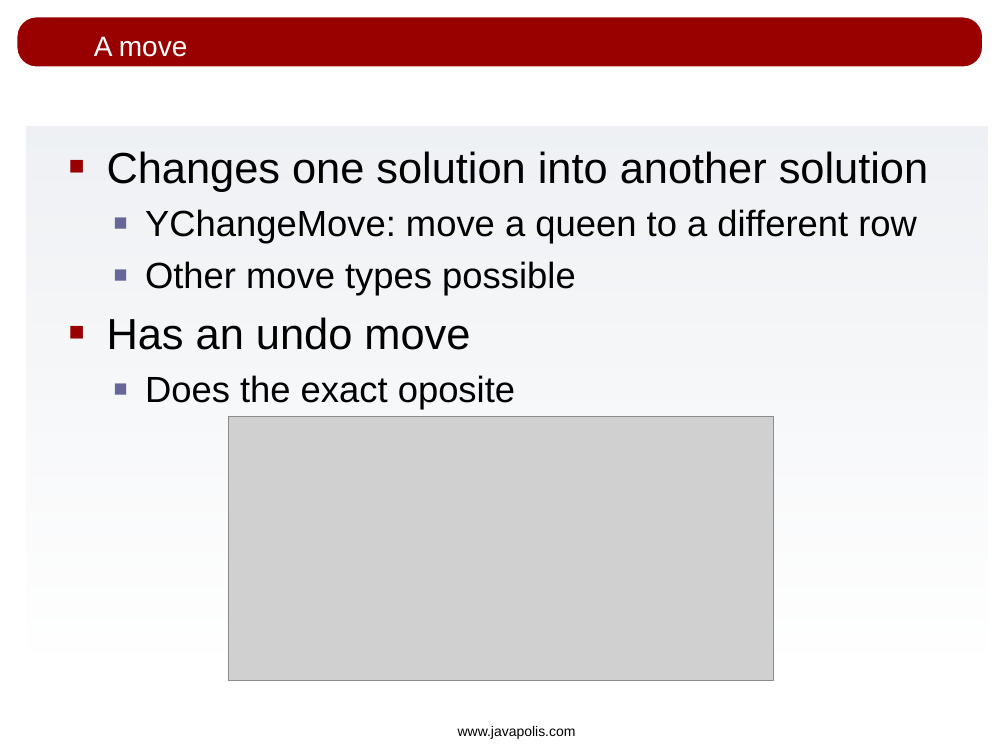
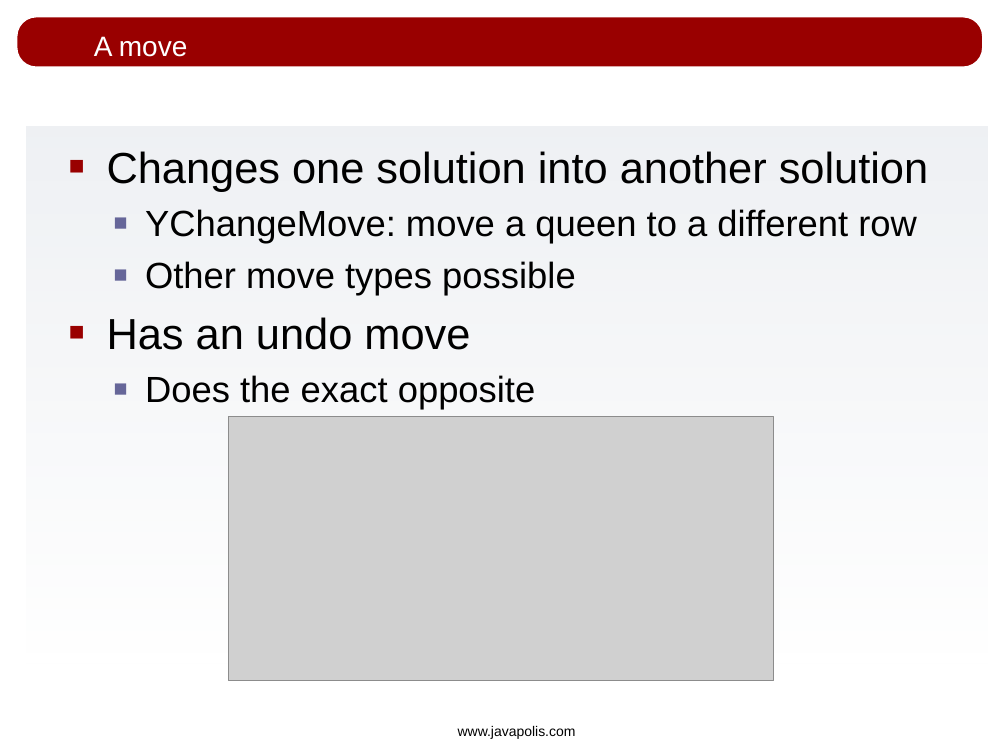
Before and after one commit to apache/incubator-kie-optaplanner, a slide deck: slide 21 of drools-solver/src/presentations/drools-solver_javapolis_2007.odp. Drawn at 1008x756 pixels with LibreOffice and Linux fonts; fonts in the diff are those of the drawing; grey boxes stand for pictures; background and template pictures are left out. Boxes give left, top, right and bottom in pixels: in the first picture for what was removed or moved away, otherwise in the second. Text is boxed around its words. In the diff, an @@ line names an element or a change of style, - is before the commit and + after.

Commit message:
spelling check

```diff
--- a/drools-solver/src/presentations/drools-solver_javapolis_2007.odp
+++ b/drools-solver/src/presentations/drools-solver_javapolis_2007.odp
@@ text at [145,375,536,410]: text changed @@
-  ■ Does the exact oposite
+  ■ Does the exact opposite
```
Also in this commit, not shown: 2 other slides changed, 8 slides removed.
